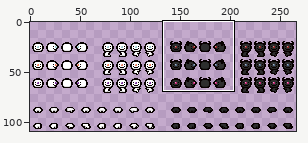
Edited in one commit: sprite sheet (resources/gfx/monsters/goon.png). The first picture is a wide view before the edit; the outline marks the close-up.
Close-up. The starting point:
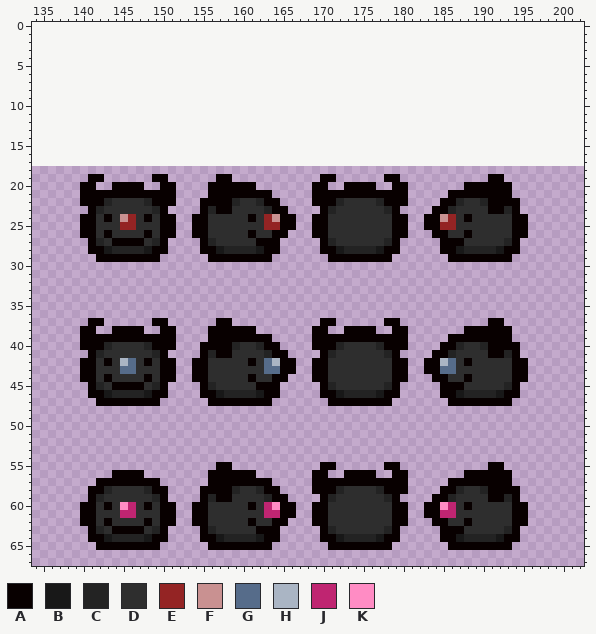
The file is 266x91 pixels. Shown: x 134..202, y 0..67. The old version is drawn lined up with the new one, on the new canvas. The commit also changed other parts of the picture, which this record leaves out.
Palette (. is transparent): A #080000  B #181818  C #232323  D #2e2e2e  E #942424  F #c99191  G #566c8a  H #aab5c4  J #bf2571  K #ff8cc4
After:
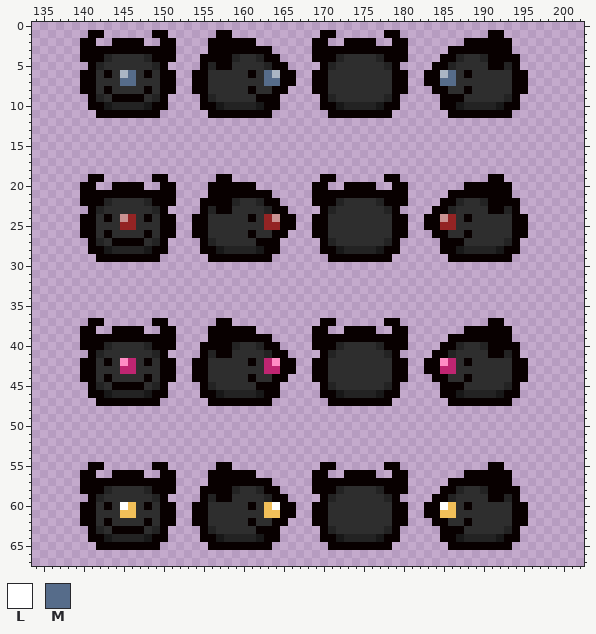
Colours new in this view: L #ffffff  M #566c8a
From old to new:
canvas 266x91 -> 266x109, the old top-left corner now at 0,18
colour G: #566c8a -> #bf2571
colour J: #bf2571 -> #f1bf59
y 1: x 141..142 .. -> AA; x 149..150 .. -> AA; x 157..158 .. -> AA; x 170..171 .. -> AA; x 178..179 .. -> AA; x 191..192 .. -> AA
y 2: x 140..141 .. -> AA; x 144..147 .... -> AAAA; x 150..151 .. -> AA; x 156..161 ...... -> AAAAAA; x 169..170 .. -> AA; x 173..176 .... -> AAAA; x 179..180 .. -> AA; x 188..193 ...... -> AAAAAA
y 3: x 140..151 ............ -> AAAAAAAAAAAA; x 156..163 ........ -> AAAAAAAA; x 169..180 ............ -> AAAAAAAAAAAA; x 186..193 ........ -> AAAAAAAA
y 4: x 140..151 ............ -> AAACDDDDCAAA; x 155..164 .......... -> AAAACDDCAA; x 169..180 ............ -> AAACDDDDCAAA; x 185..194 .......... -> AACDDCAAAA
y 5: x 141..150 .......... -> ACDDDDDDCA; x 155..165 ........... -> ACAADDDDCAA; x 170..179 .......... -> ACDDDDDDCA; x 184..194 ........... -> AACDDDDAACA
y 6: x 140..151 ............ -> AADADHMDADAA; x 154..166 ............. -> AADDDDDADMHAA; x 169..180 ............ -> AADDDDDDDDAA; x 183..195 ............. -> AAHMDADDDDDAA
y 7: x 140..151 ............ -> AADDDMMDDDAA; x 154..166 ............. -> AADDDDDDDMMAA; x 169..180 ............ -> AADDDDDDDDAA; x 183..195 ............. -> AAMMDDDDDDDAA
y 8: x 140..151 ............ -> AADADDDDADAA; x 154..165 ............ -> AADDDDDADDAA; x 169..180 ............ -> AADDDDDDDDAA; x 184..195 ............ -> AADDADDDDDAA
y 9: x 141..150 .......... -> ACDAAAADCA; x 155..164 .......... -> ACDDDDDAAA; x 170..179 .......... -> ACDDDDDDCA; x 185..194 .......... -> AAADDDDDCA
y 10: x 141..150 .......... -> AABCCCCBAA; x 155..164 .......... -> AABCCCCBAA; x 170..179 .......... -> AABCCCCBAA; x 185..194 .......... -> AABCCCCBAA
y 11: x 142..149 ........ -> AAAAAAAA; x 156..163 ........ -> AAAAAAAA; x 171..178 ........ -> AAAAAAAA; x 186..193 ........ -> AAAAAAAA
y 42: x 145 H -> K; x 164 H -> K; x 185 H -> K
y 55: x 141..142 .. -> AA; x 149..150 .. -> AA
y 56..57: x 140..141 .. -> AA; x 150..151 .. -> AA
y 58: x 140 . -> A; x 151 . -> A
y 60: x 145 K -> L; x 164 K -> L; x 185 K -> L
Boxes around the changes in both close-ups, in picture pixels (x1, y1, x2, y2):
added: (80, 30, 528, 118)
changed: (120, 358, 136, 374)
changed: (264, 358, 280, 374)
changed: (440, 358, 456, 374)
changed: (80, 462, 176, 518)
changed: (264, 502, 280, 518)
changed: (440, 502, 456, 518)
